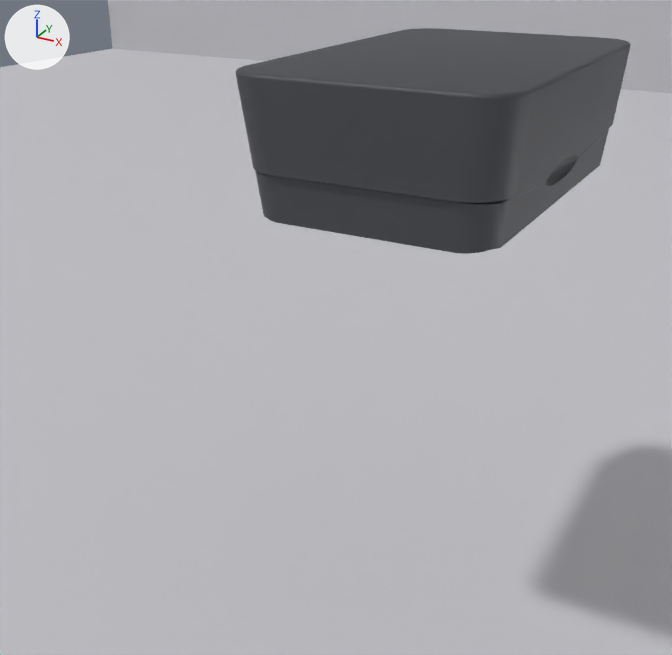
What one commit did to the Blender file blueband_concept.blend.
Rendered twice from a 50 mm camera at (0.034, -0.085, 0.018) aimed at (-0.01, -0.005, -0.022). The axes (+X, +Y, +Z) are drawn at upper left. The lights are the same throughout. The older version comes first.

The first picture shows 'backwall', 'ground', 'module_bottom_shell', 'module_top_shell'.
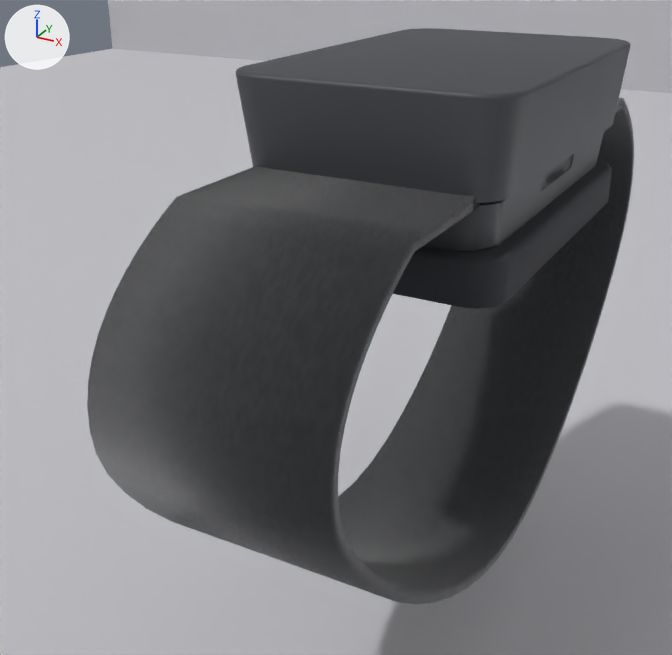
Changed parts and their boxes (x1, y1, x2, y2) in the pictures (672 x 655 px):
'band', shown
    after: (87, 98, 634, 604)
'module_bottom_shell', reshaped, moved
    before: (255, 128, 609, 254)
    after: (424, 132, 604, 252)
'cradle', added
    after: (393, 160, 612, 309)
part 1 of me_cube_001, added
    after: (424, 132, 604, 252)
part 2 of me_cube_001, reshaped
    before: (255, 128, 609, 254)
    after: (541, 154, 574, 191)

The change, as a list of edits to the scene's bpy script:
```text
Add mat_cradle_dark:
    mat_cradle_dark = principled_material('Cradle_Dark')
    mat_cradle_dark.base_color = (0.03, 0.032, 0.038)  # dark grey #303237
    mat_cradle_dark.roughness = 0.9
Change me_cube_001:
    used by ob_module_bottom_shell; location = (0.0, 0.0004, -0.0043)
    remove me_cube_001.from_pydata(...)  # 3021 vertices, 2732 faces; spans x -0.0117..0.0117, y -0.0192..0.0192, z -0.0022..0.0022
    add me_cube_001.from_pydata(...)  # 3343 vertices, 2962 faces; spans x -0.0113..0.0113, y -0.0188..0.0188, z -0.0021..0.0021
    me_cube_001 part 1: a new loose piece of 2558 vertices spanning x -0.0113..0.0113, y -0.0188..0.0188, z -0.0021..0.0021, in mat_shell_pc_charcoal (dark grey #404246)
    me_cube_001 part 2: 4 vertices moved within x -0.0109..0.0109, y -0.0011..0.0002, z 0.0013; 3009 vertices removed from x -0.0117..0.0117, y -0.0192..0.0192, z -0.0022..0.0022; 773 vertices added at x -0.0113..0.0113, y -0.0178..0.0046, z -0.002..0.0019
    other edits to the shape of me_cube_001 do not show in these pictures
Add me_cube_005_1:
    me_cube_005_1.from_pydata(...)  # 352 vertices, 310 faces; spans x -0.0125..0.0125, y -0.0195..0.0195, z -0.002..0.002
    me_cube_005_1.polygons.foreach_set('use_smooth', [True] * 310)
    me_cube_005_1.materials.append(mat_cradle_dark)  # dark grey #303237
Change ob_module_bottom_shell:
    ob_module_bottom_shell.location: (0.0, 0.0004, -0.0043) -> (0.0, 0.0004, -0.0044)
Change ob_band:
    remove ob_band.hide_viewport = True
Add ob_cradle:
    ob_cradle = bpy.data.objects.new('cradle', me_cube_005_1)
    ob_cradle.location = (0.0, 0.0, -0.0085)
```
